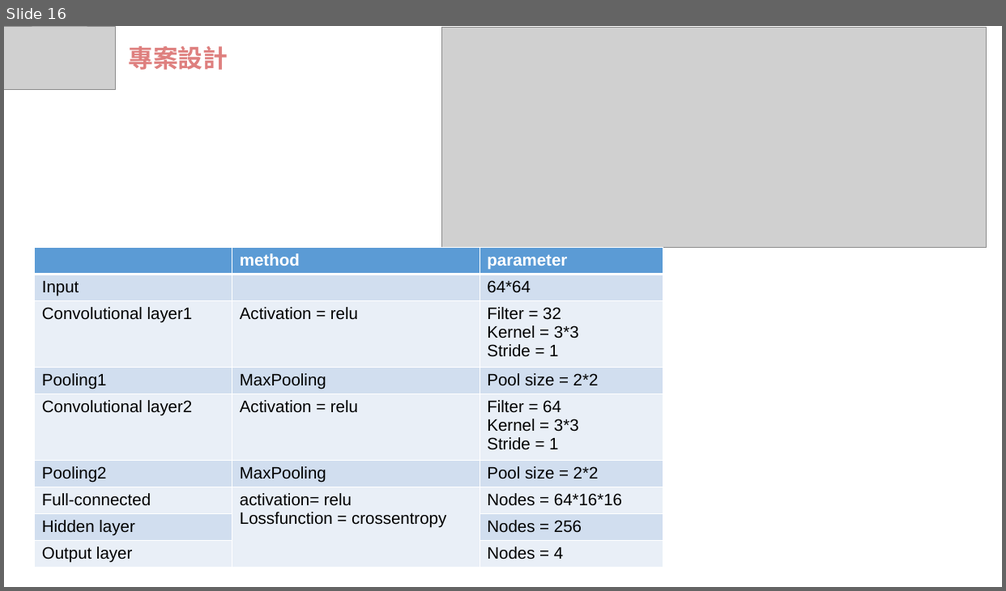
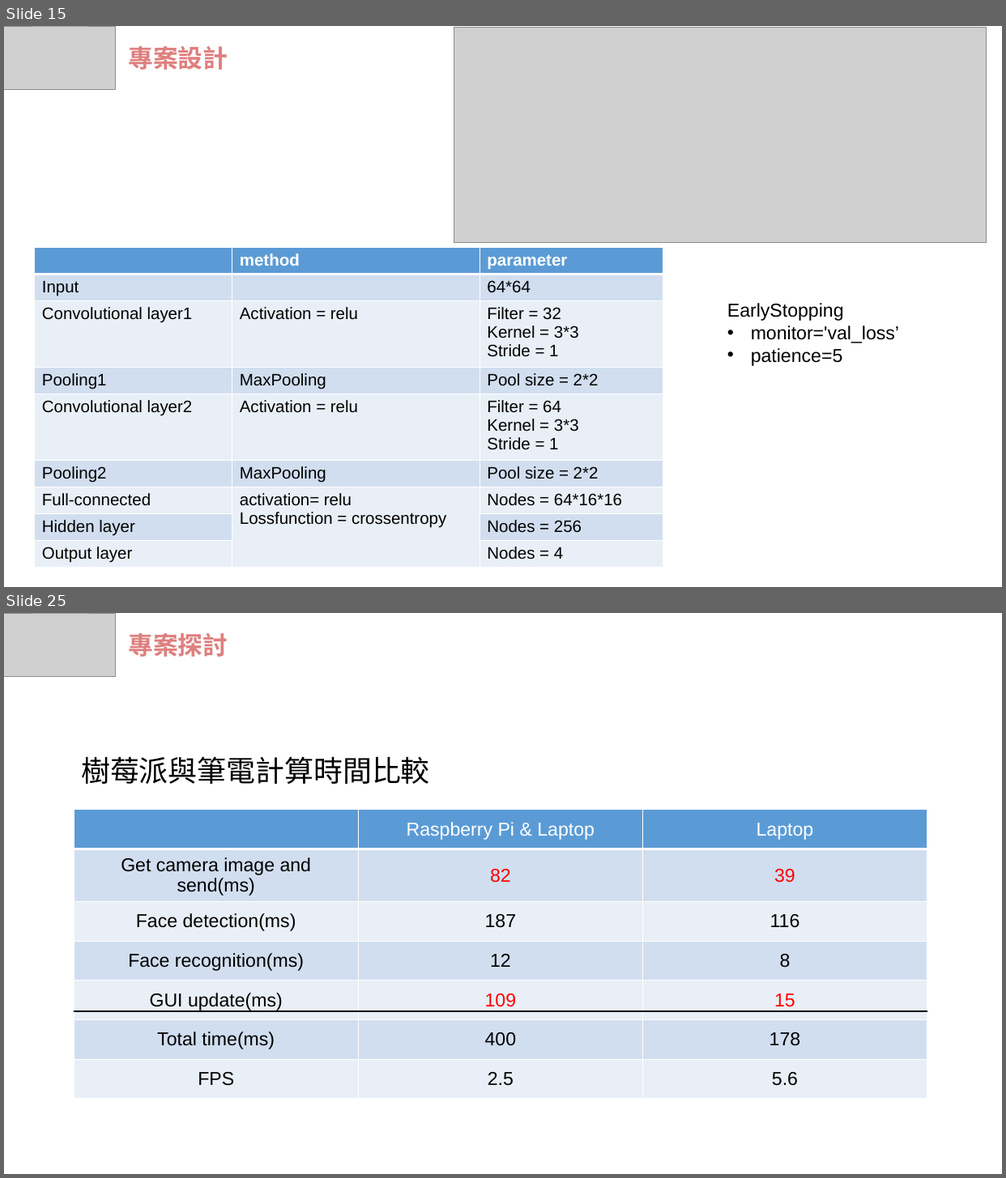
Before and after one commit to wasteee/Embedded-Image-Processing-final, a slide deck: IP_FRS.pptx. Shown one above the other, each under a label of ours: slide 16 before the commit, slides 15 and 25 after it; the slides between them are not shown. The pictures are 1006x591 and 1006x1178 pixels, drawn with LibreOffice and Linux fonts; fonts in the diff are those of the drawing; grey boxes stand for pictures. Boxes give left, top, right and bottom in pixels: in the first picture for what was removed or moved away, otherwise in the second. Text is boxed around its words. In the diff, an @@ line names an element or a change of style, - is before the commit and + after.

```diff
--- a/IP_FRS.pptx
+++ b/IP_FRS.pptx
@@ slide 25 added at [4,613,1002,1174], background #FFFFFF @@
@@ picture added at [4,613,116,677] @@
@@ text added at [128,633,228,657], 24 pt, text #DE7F7E, bold @@
+專案探討
@@ text added at [81,756,430,784], 28 pt, text #000000 @@
+樹莓派與筆電計算時間比較
@@ table added at [74,810,927,1091], 7 rows, 3 columns @@
+ | Raspberry Pi & Laptop | Laptop
+Get camera image and send(ms) | 82 | 39
+Face detection(ms) | 187 | 116
+Face recognition(ms) | 12 | 8
+GUI update(ms) | 109 | 15
+Total time(ms) | 400 | 178
+FPS | 2.5 | 5.6
@@ line added from (74, 1012) to (927, 1012), #000000 2.25 pt @@
@@ what was slide 16 is now slide 15 @@
@@ slide 15 changed as well @@
@@ picture: place and size @@
-picture at [442,27,987,248]
+picture at [454,27,987,242]
@@ text added at [727,303,899,366], 18 pt, text #000000 @@
+EarlyStopping
+• monitor='val_loss’
+• patience=5
```
Also in this commit, not shown: 8 other slides changed, 9 other slides added, 1 slide removed.
